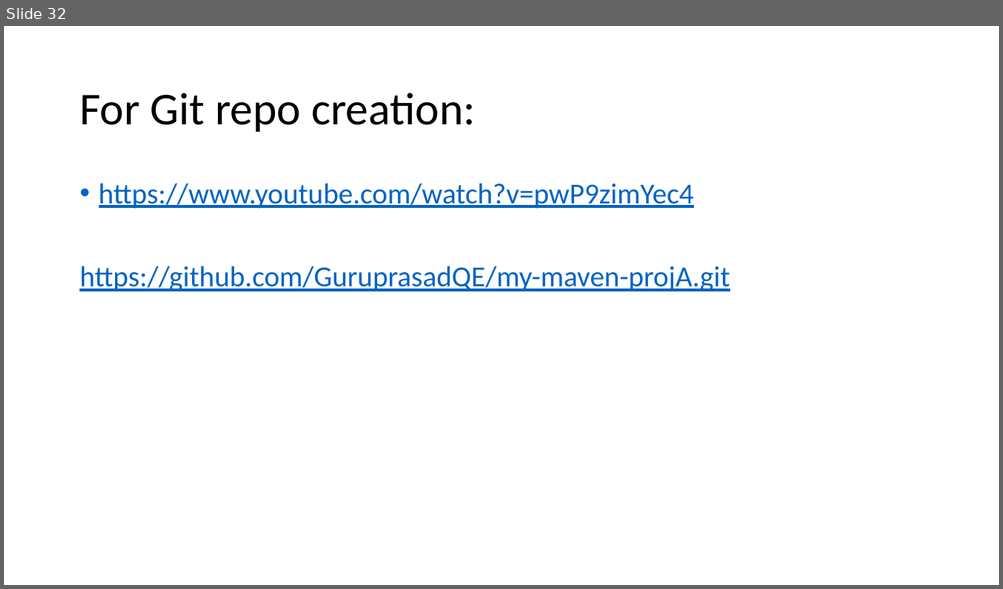
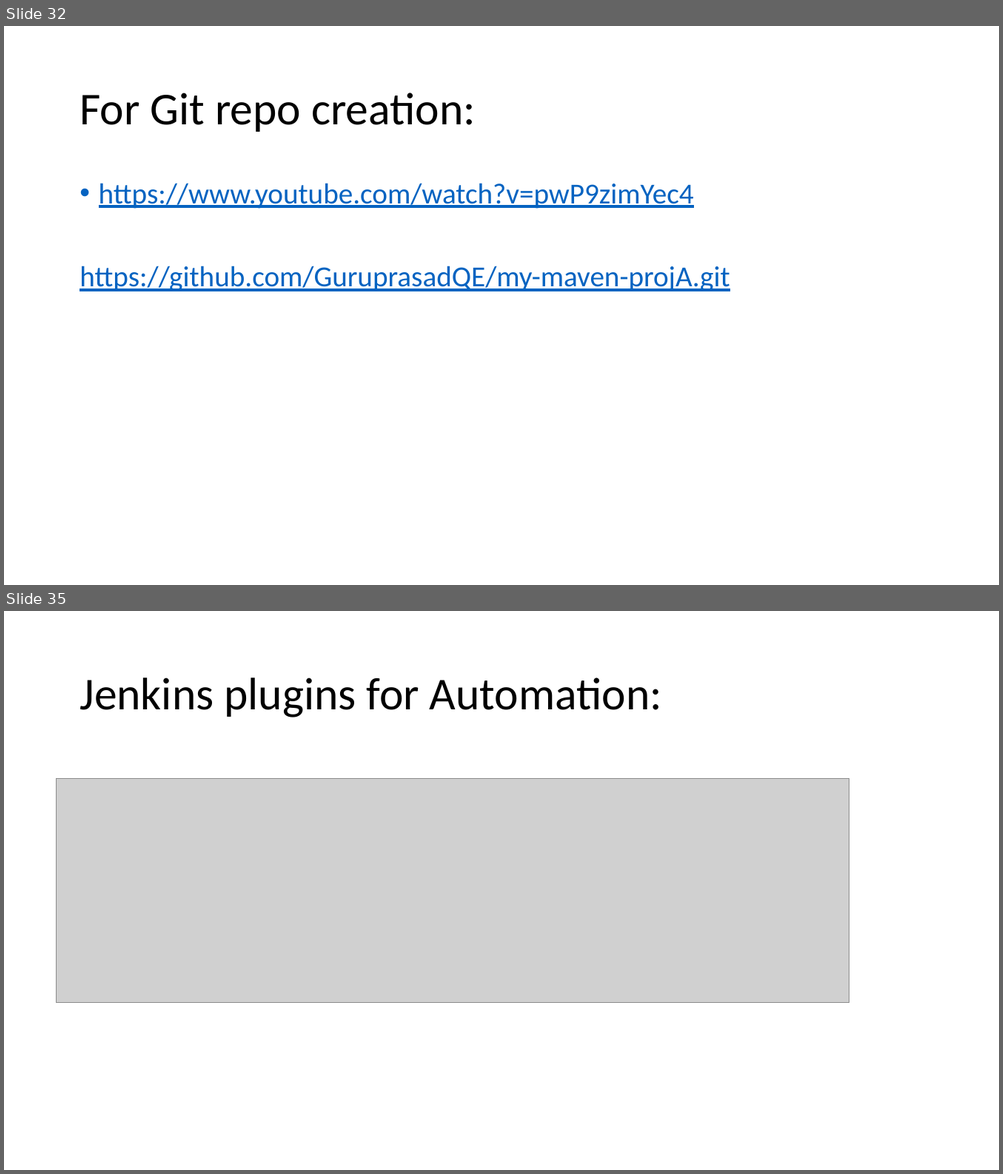
Before and after one commit to GuruprasadQE/my-maven-projA, a slide deck: CodeFiles/SeleniumClass.pptx. Shown one above the other, each under a label of ours: slide 32 before the commit, slides 32 and 35 after it; the slides between them are not shown. The pictures are 1003x589 and 1003x1174 pixels, drawn with LibreOffice and Linux fonts; fonts in the diff are those of the drawing; grey boxes stand for pictures. Boxes give left, top, right and bottom in pixels: in the first picture for what was removed or moved away, otherwise in the second. Text is boxed around its words. In the diff, an @@ line names an element or a change of style, - is before the commit and + after.

```diff
--- a/CodeFiles/SeleniumClass.pptx
+++ b/CodeFiles/SeleniumClass.pptx
@@ slide 35 added at bbox=[4, 611, 999, 1170], background #FFFFFF @@
@@ title added at bbox=[79, 678, 662, 718], 44 pt, text #000000 @@
+Jenkins plugins for Automation:
@@ picture added at bbox=[57, 779, 849, 1002] @@
```
Also in this commit, not shown: 1 slide changed, 1 other slide added.
